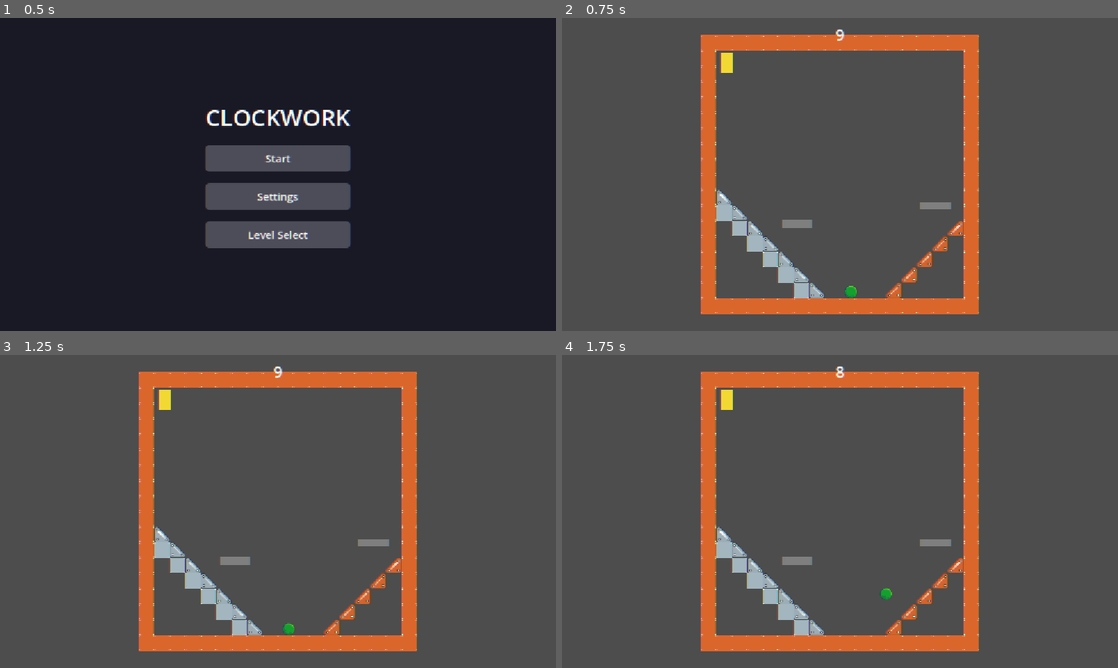
Above: before the commit, frames 1-4 (two rows, left to right).
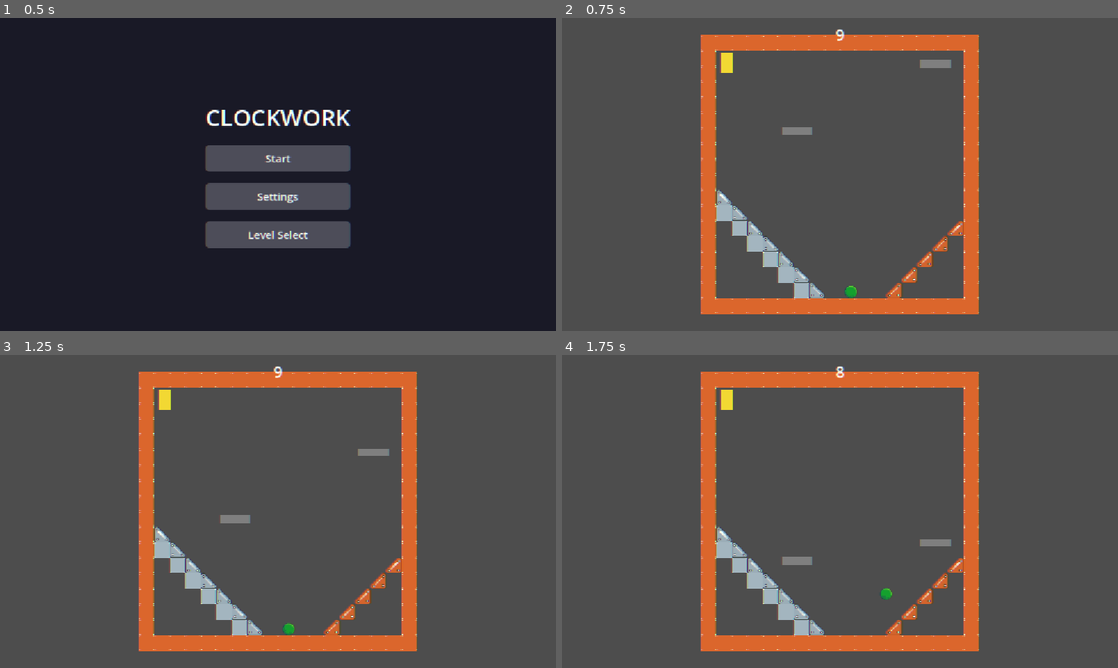
Above: after the commit, the same moments.

Repository: swan-eternal/clockwork
Game: Godot game, scene res://scenes/main_menu.tscn
The game is run twice, just before and just after one commit, with the same random seed, the same clock (stepped at 60 frames per second) and the same inputs.
Inputs:
- Up to frame 1 (0.5 s): no input
- Up to frame 2 (0.75 s): click "Start" at 0.5 s
- Up to frame 3 (1.25 s): no input
- Up to frame 4 (1.75 s): tap Enter (ui_accept) at 1.25, 1.52 s; hold Right (ui_right) from 1.28 s (still down)

Frame 1 is identical in both runs. In frame 2, 0.5% of the frame differs, in the area x 39-70%, y 13-68%; in frame 3, 0.5%; in frame 4, nothing differs.

Commit message:
Normalize rail force by rail_length (unit bug made gravity tuning unusable)

Diff:
--- a/scripts/platform.gd
+++ b/scripts/platform.gd
@@ -207,11 +207,18 @@
 	# world-frame direction ends up following the rotation.
 	var local_force: Vector2 = get_parent().global_transform.affine_inverse().basis_xform(world_force)
 
-	# Project onto the rail direction.
+	# Project onto the rail direction. Result is in px/s² (force
+	# projected onto a unit-direction vector). The integrator below
+	# treats _velocity in t-units/s (fractional rail advance per
+	# second), so we divide by rail_length here to convert px/s² into
+	# t-units/s². Without this normalization, gravity=980 would slam
+	# _t from 0 to 1 in well under a second, and tuning the value
+	# wouldn't have a usable range.
 	var force_along_rail: float = local_force.dot(_rail_direction)
+	var rail_accel: float = force_along_rail / rail_length
 
 	# Integrate. Force is acceleration (mass = 1).
-	_velocity += force_along_rail * delta
+	_velocity += rail_accel * delta
 	_t += _velocity * delta
 
 	# Clamp at endpoints. Stop at the boundary (no bounce, no reverse).
